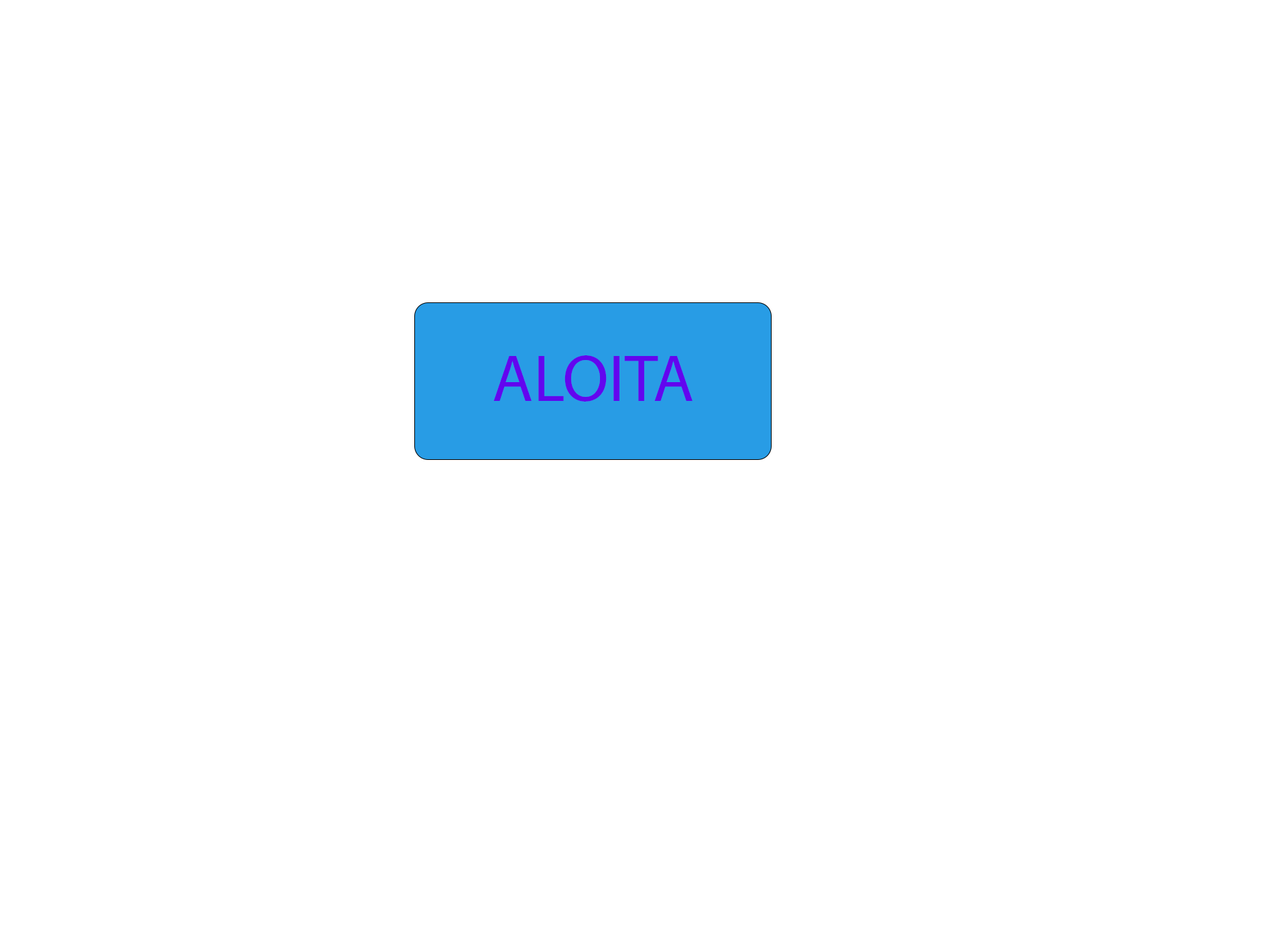
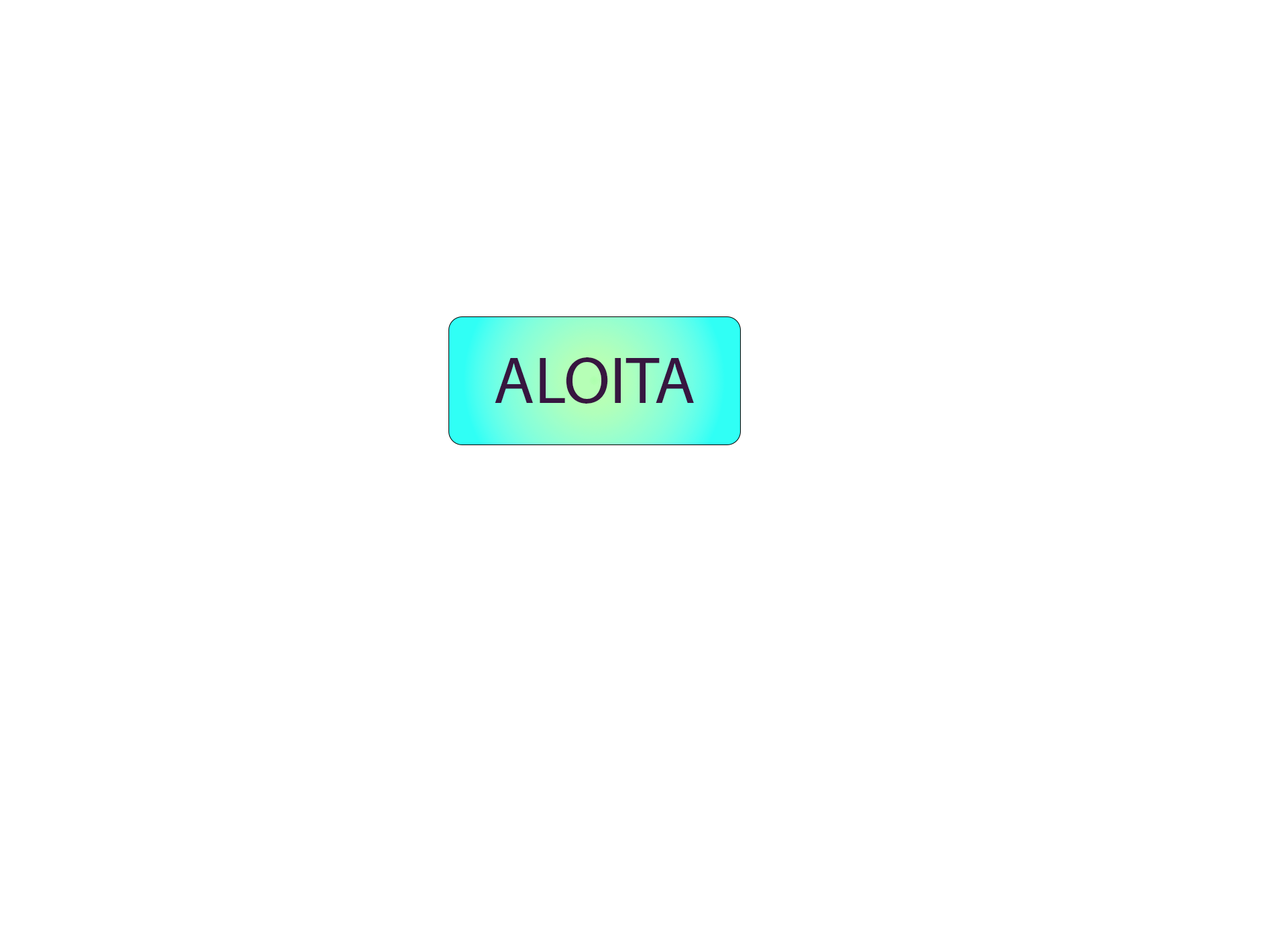
Layer changes from the first 1267px x 950px image to the second:
painted on "ALOITA" over [493, 355, 694, 404]
painted on "Rectangle 1" over [414, 302, 772, 460]
